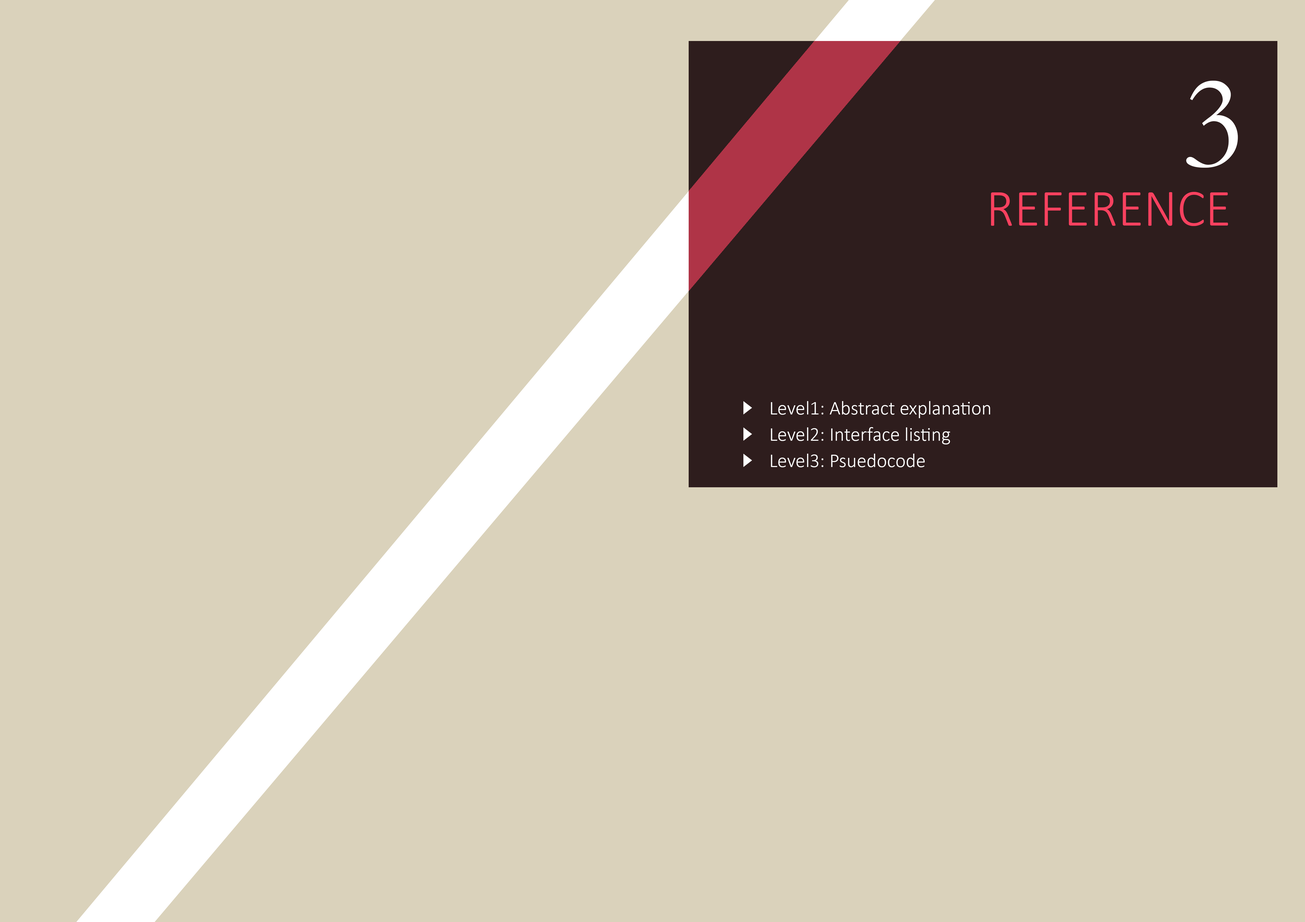
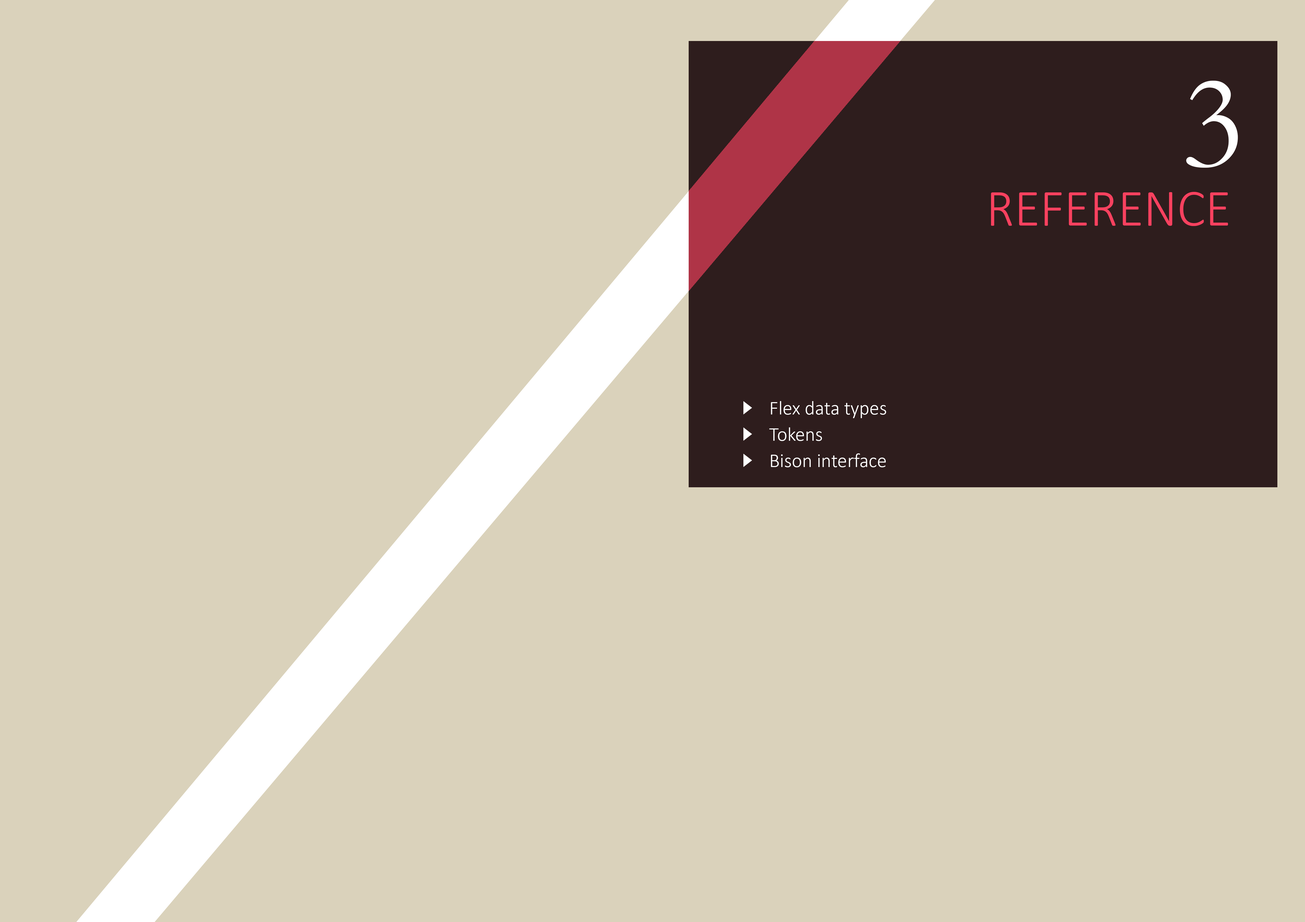
The second 1305×922 image is a revision of the first. Changes to its layers:
painted on "section_contents" over [768, 401, 990, 468]
